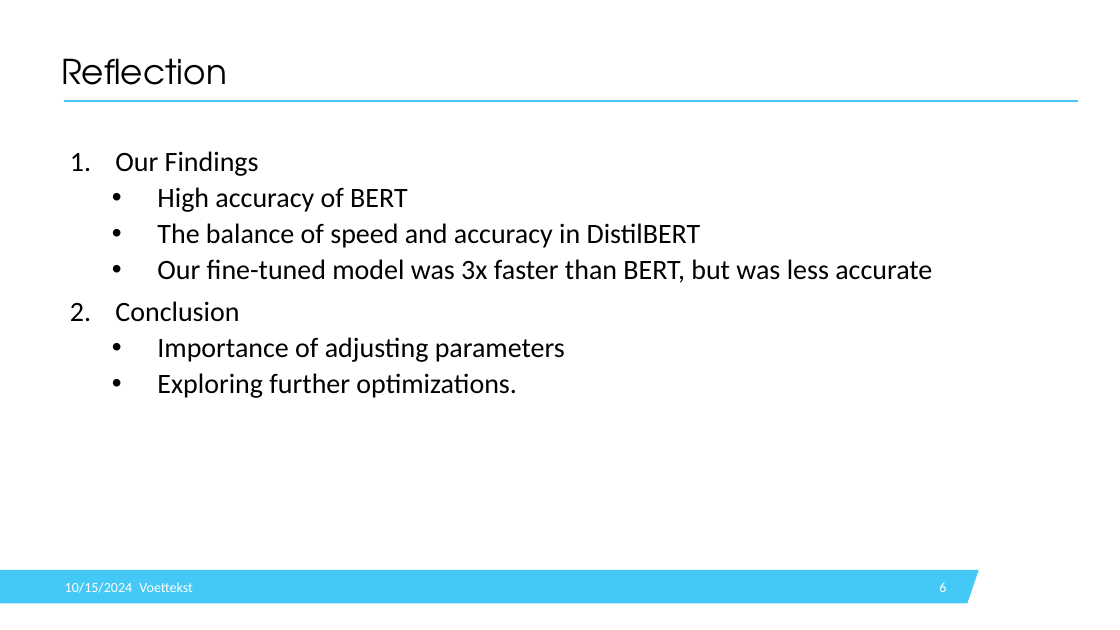
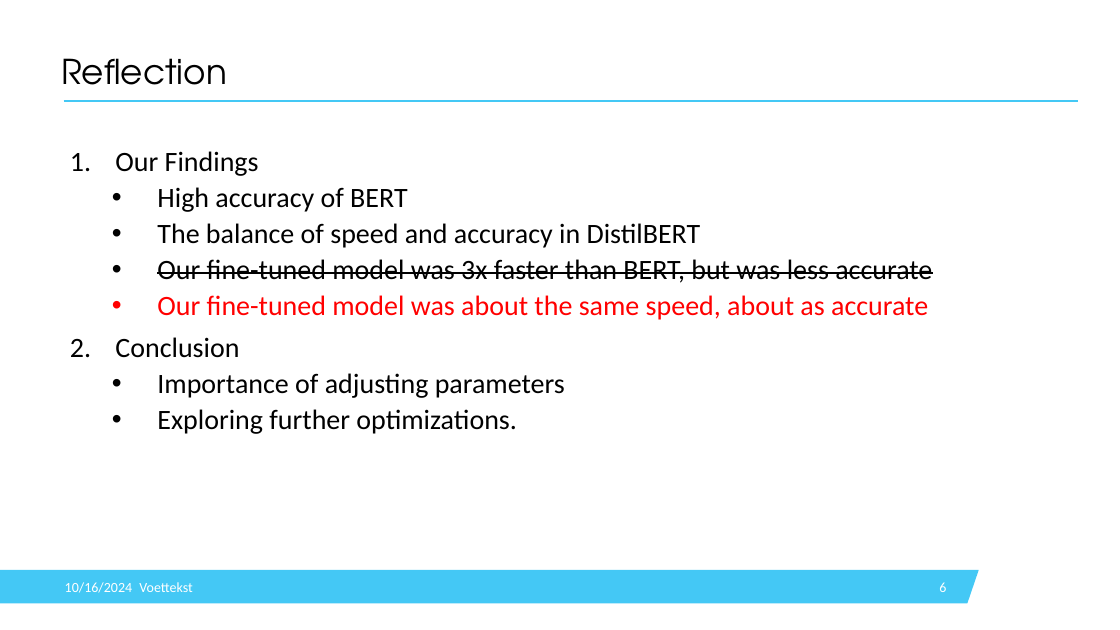
Before and after one commit to Harmxn02/1, a slide deck: slide 6 of TTAI - Assignment 1 - Apply and fine-tune transformer model.pptx. Drawn at 1120x630 pixels with LibreOffice and Linux fonts; fonts in the diff are those of the drawing; background and template pictures are left out. Boxes give left, top, right and bottom in pixels: in the first picture for what was removed or moved away, otherwise in the second. Text is boxed around its words. In the diff, an @@ line names an element or a change of style, - is before the commit and + after.

```diff
--- a/TTAI - Assignment 1 - Apply and fine-tune transformer model.pptx
+++ b/TTAI - Assignment 1 - Apply and fine-tune transformer model.pptx
@@ text at box(157, 259, 932, 283): strikethrough on in "Our fine-tuned model was 3x faster than ..." @@
@@ text at box(157, 295, 928, 320): paragraph added @@
+  • Our fine-tuned model was about the same speed, about as accurate
```
Also in this commit, not shown: 4 other slides changed.
